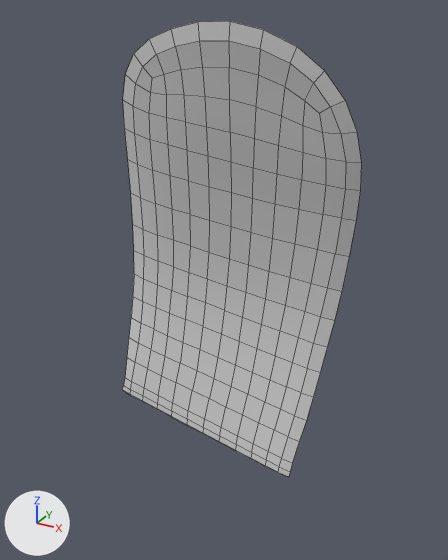
The OBJ model PadForge.App/3DModels/XboxSeries/StellarShift/Decal-Shoulder-Right-Trigger.obj as it was, and as the next commit left it.
Camera for both pictures: a 50 mm camera at (52.2, -69.7, 11.1) aimed at (40.3, -48.1, 0.3). The axes (+X, +Y, +Z) are drawn at lower left. The lights are the same throughout. The picture after the commit comes second. Mesh edges are drawn as thin lines. Where no turn or scale is listed for an object, it has been applied to the vertices.

Names of what the first picture shows: 'Decal-Shoulder-Right-Trigger'.
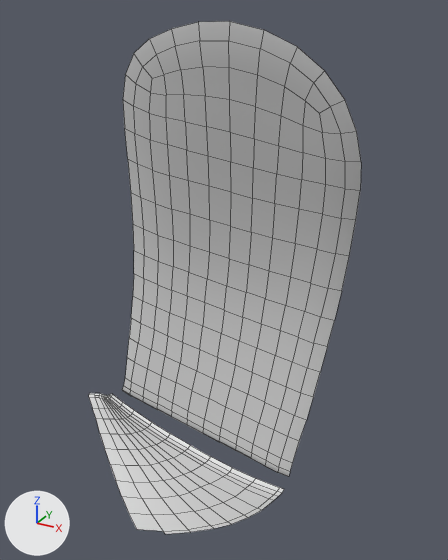
The newer file is also turned or shifted as a whole; pictures and numbers use the older file's frame.

Where the change shows, as pixel boxes [x1, y1, x2, y2] in the pictures (448 x 560 px):
'Decal-Shoulder-Right-Trigger', reshaped (14% wider, 12% taller): before [122, 21, 361, 477]; after [89, 21, 361, 534]
part 1 of me_decal_shoulder_right_trigger, added: after [89, 393, 284, 534]

The edits, one by one:
me_decal_shoulder_right_trigger is used by ob_decal_shoulder_right_trigger; location (0.0, 0.0, 0.0).
me_decal_shoulder_right_trigger had 235 vertices, 208 faces and spanned x 34.0..46.5, y -52.1..-47.7, z -9.4..10.7.
me_decal_shoulder_right_trigger now has 375 vertices, 326 faces and spans x 31.3..46.5, y -52.1..-47.5, z -13.5..10.7.
me_decal_shoulder_right_trigger part 1: a new loose piece of 140 vertices spanning x 31.3..43.8, y -50.8..-47.5, z -13.5..-7.5.
